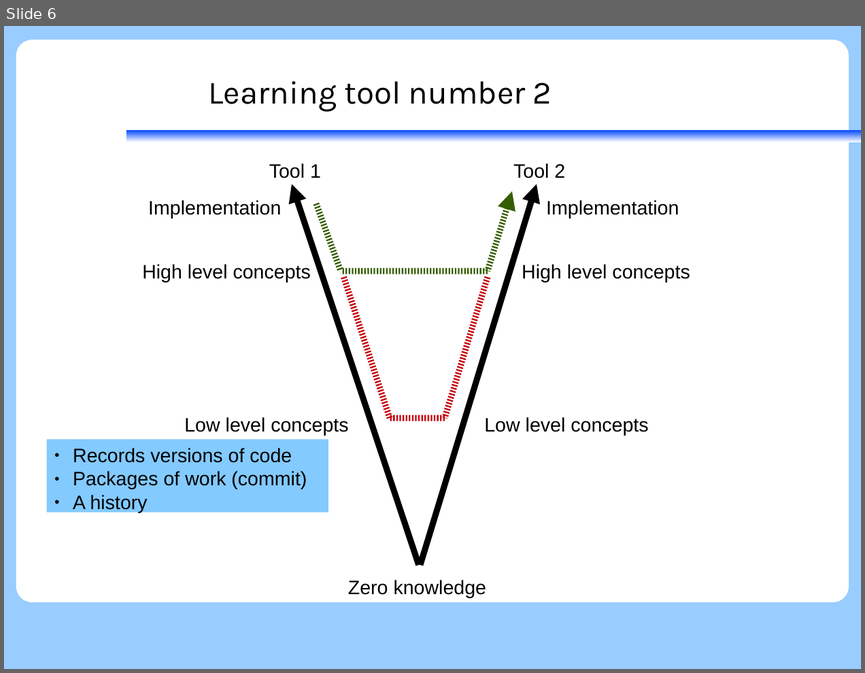
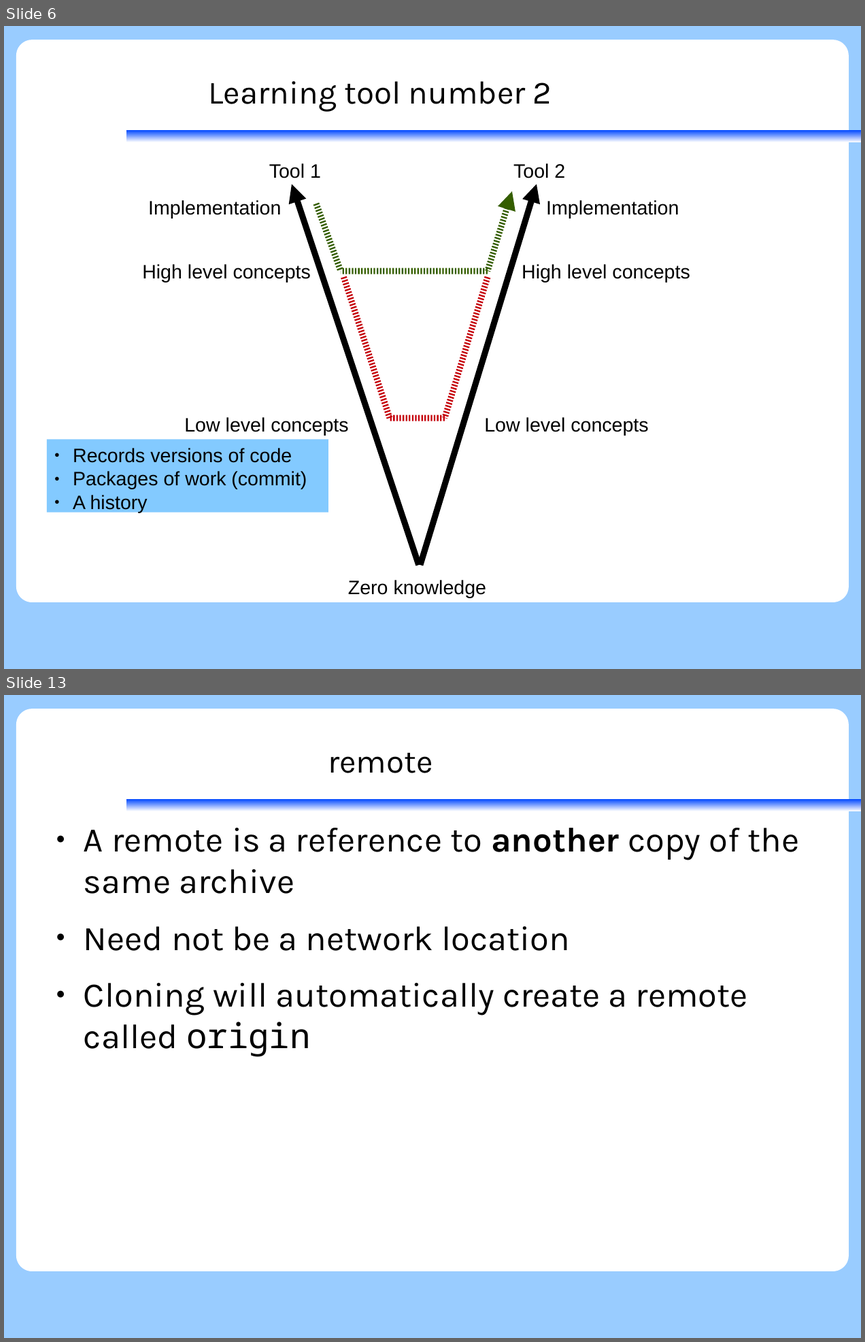
Before and after one commit to KennethNielsen/presentations, a slide deck: git/git.odp. Shown one above the other, each under a label of ours: slide 6 before the commit, slides 6 and 13 after it; the slides between them are not shown. The pictures are 865x673 and 865x1342 pixels, drawn with LibreOffice and Linux fonts; fonts in the diff are those of the drawing; background and template pictures are left out. Boxes give left, top, right and bottom in pixels: in the first picture for what was removed or moved away, otherwise in the second. Text is boxed around its words. In the diff, an @@ line names an element or a change of style, - is before the commit and + after.

Commit message:
Network part of git

```diff
--- a/git/git.odp
+++ b/git/git.odp
@@ slide 13 added at [4, 695, 861, 1338], background #99CCFF; not listed: 2 template elements that a slide beside it also shows @@
@@ title added at [328, 753, 432, 773], 30 pt, text #000000 @@
+remote
@@ text added at [84, 828, 800, 1057], 32 pt, text #000000 @@
+● A remote is a reference to another copy of the same archive
+● Need not be a network location
+● Cloning will automatically create a remote called origin
```
Also in this commit, not shown: 4 slides changed, 8 other slides added, 1 slide removed.
